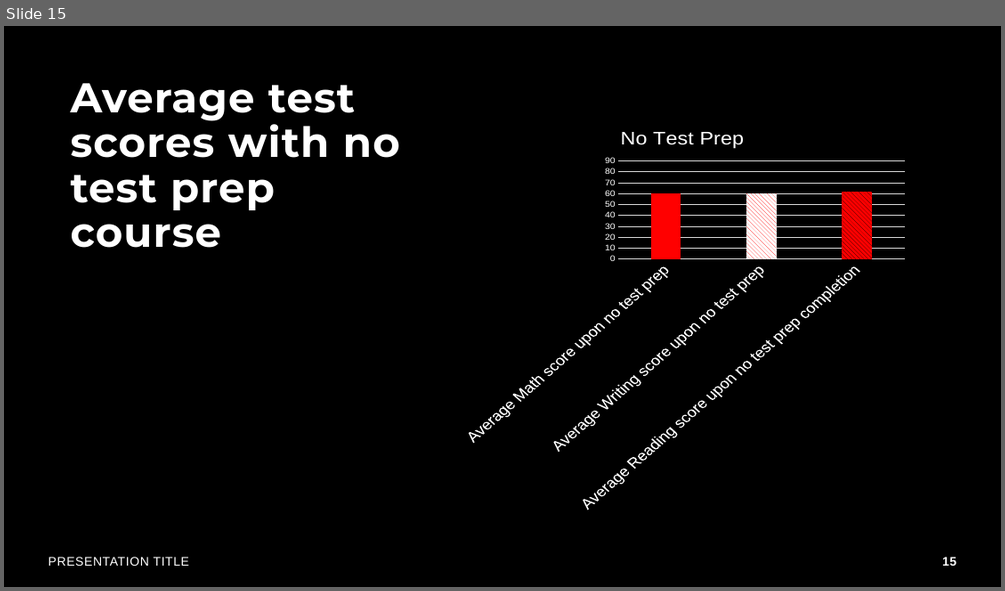
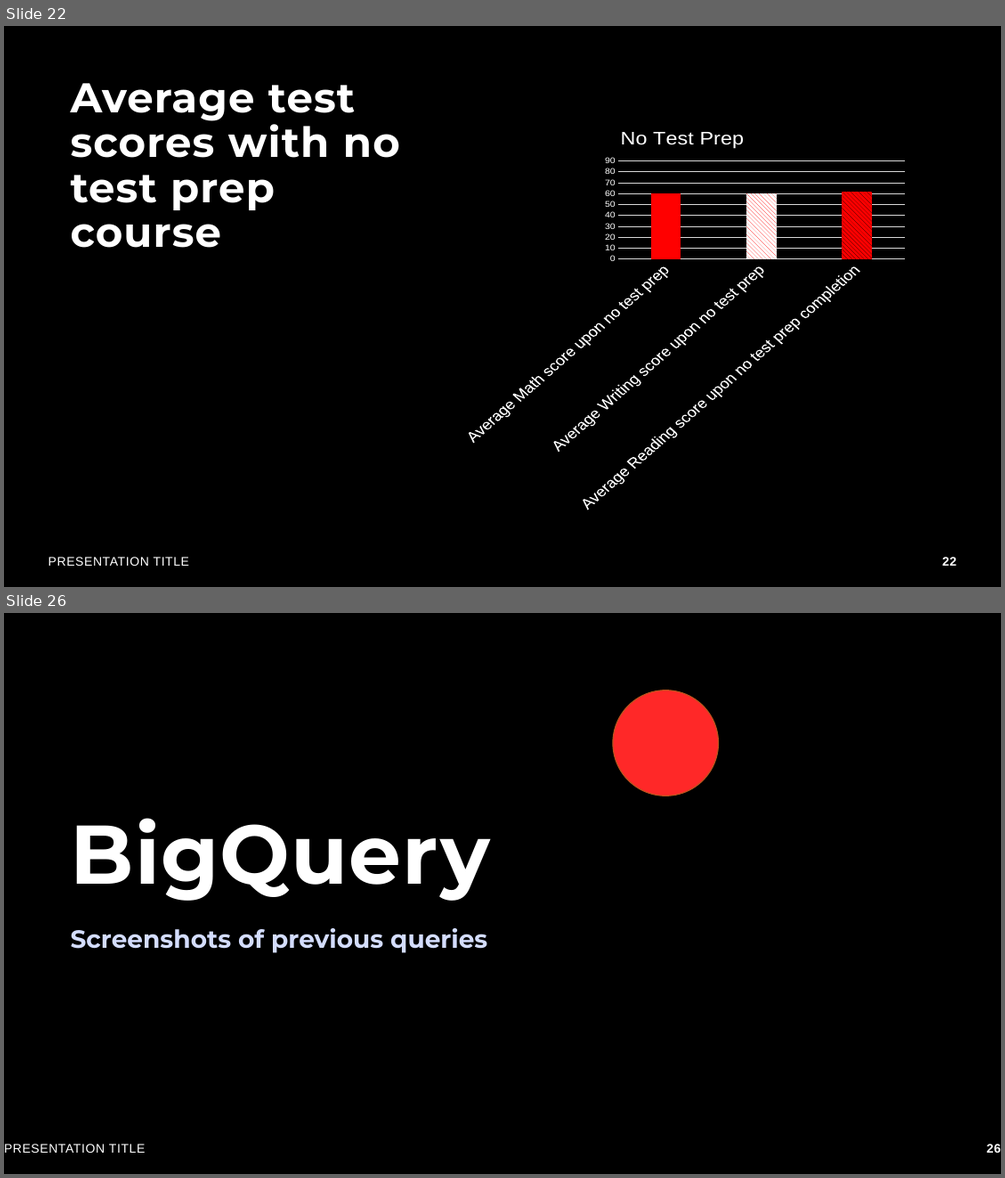
Before and after one commit to realaaron/DataAnalysisTraining, a slide deck: Project/Project0.pptx. Shown one above the other, each under a label of ours: slide 15 before the commit, slides 22 and 26 after it; the slides between them are not shown. The pictures are 1005x591 and 1005x1178 pixels, drawn with LibreOffice and Linux fonts; fonts in the diff are those of the drawing; background and template pictures are left out. Boxes give left, top, right and bottom in pixels: in the first picture for what was removed or moved away, otherwise in the second. Text is boxed around its words. In the diff, an @@ line names an element or a change of style, - is before the commit and + after.

```diff
--- a/Project/Project0.pptx
+++ b/Project/Project0.pptx
@@ slide 26 added at (4, 613, 1001, 1174), background #000000 @@
@@ ellipse added at (613, 690, 718, 795), fill #FF2828, outline #BD541E 1 pt @@
@@ title added at (71, 818, 491, 900), 80 pt, text #FFFFFF, bold @@
+BigQuery
@@ subtitle added at (71, 928, 487, 953), 24 pt, text #D4DDFE, bold @@
+Screenshots of previous queries
@@ text added at (4, 1143, 145, 1152), 12 pt, text #FFFFFF @@
+PRESENTATION TITLE
@@ page number added at (987, 1143, 1001, 1152), 12 pt, text #FFFFFF, bold @@
+26
@@ what was slide 15 is now slide 22 @@
@@ page number at (942, 556, 956, 565): text changed @@
-15
+22
```
Also in this commit, not shown: 6 slides changed, 7 other slides added.
